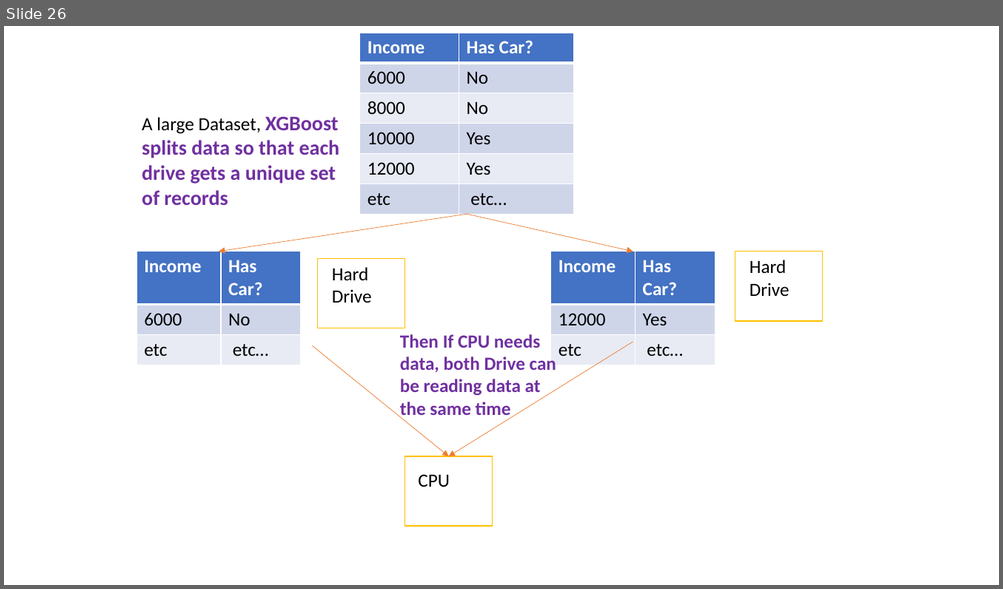
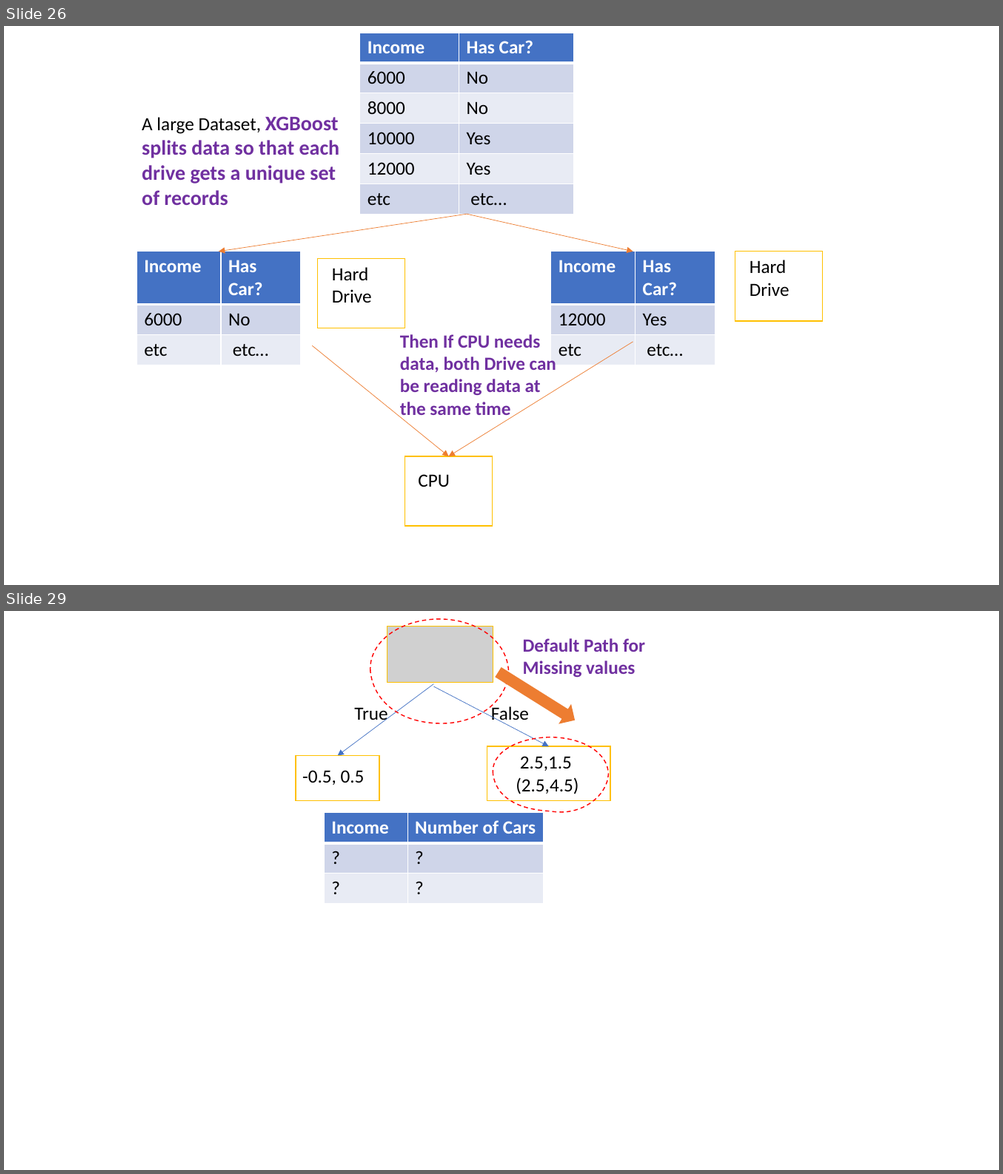
Before and after one commit to beckswu/beckswu.github.io, a slide deck: img/post/Natural-Language-Processing/course2/formula.pptx. Shown one above the other, each under a label of ours: slide 26 before the commit, slides 26 and 29 after it; the slides between them are not shown. The pictures are 1003x589 and 1003x1174 pixels, drawn with LibreOffice and Linux fonts; fonts in the diff are those of the drawing; grey boxes stand for pictures. Boxes give left, top, right and bottom in pixels: in the first picture for what was removed or moved away, otherwise in the second. Text is boxed around its words. In the diff, an @@ line names an element or a change of style, - is before the commit and + after.

```diff
--- a/img/post/Natural-Language-Processing/course2/formula.pptx
+++ b/img/post/Natural-Language-Processing/course2/formula.pptx
@@ slide 29 added at (4,611,999,1170), background #FFFFFF @@
@@ freeform shape added at (370,619,509,723), outline #FF0000 1 pt dashed @@
@@ picture added at (387,627,492,683) @@
@@ text added at (523,638,645,678), 18 pt, text #7030A0, bold @@
+Default Path for Missing values
@@ down arrow added at (492,664,580,729), fill #ED7D31, outline #ED7D31 1 pt @@
@@ arrow added from (434, 684) to (338, 756), #4472C4 0.5 pt @@
@@ arrow added from (434, 686) to (549, 747), #4472C4 0.5 pt @@
@@ text added at (354,704,387,724), 18 pt, text #000000 @@
+True
@@ text added at (491,704,529,724), 18 pt, text #000000 @@
+False
@@ freeform shape added at (492,737,609,811), outline #FF0000 1 pt dashed @@
@@ rectangle added at (296,756,379,801), outline #FFC000 1 pt @@
@@ rectangle added at (486,747,610,801), outline #FFC000 1 pt @@
@@ text added at (515,756,578,795), 18 pt, text #000000 @@
+2.5,1.5
+(2.5,4.5)
@@ text added at (302,770,364,785), 18 pt, text #000000 @@
+-0.5, 0.5
@@ table added at (324,813,543,904), 3 rows, 2 columns @@
+Income | Number of Cars
+? | ?
+? | ?
```
Also in this commit, not shown: 1 slide changed, 8 other files.
